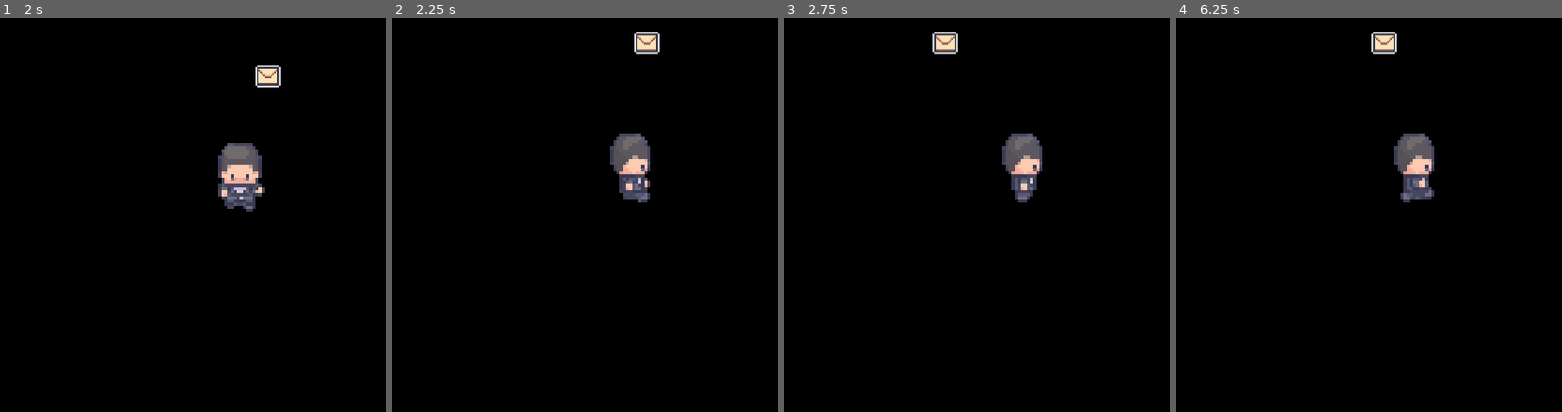
Above: before the commit, frames 1-4 (left to right).
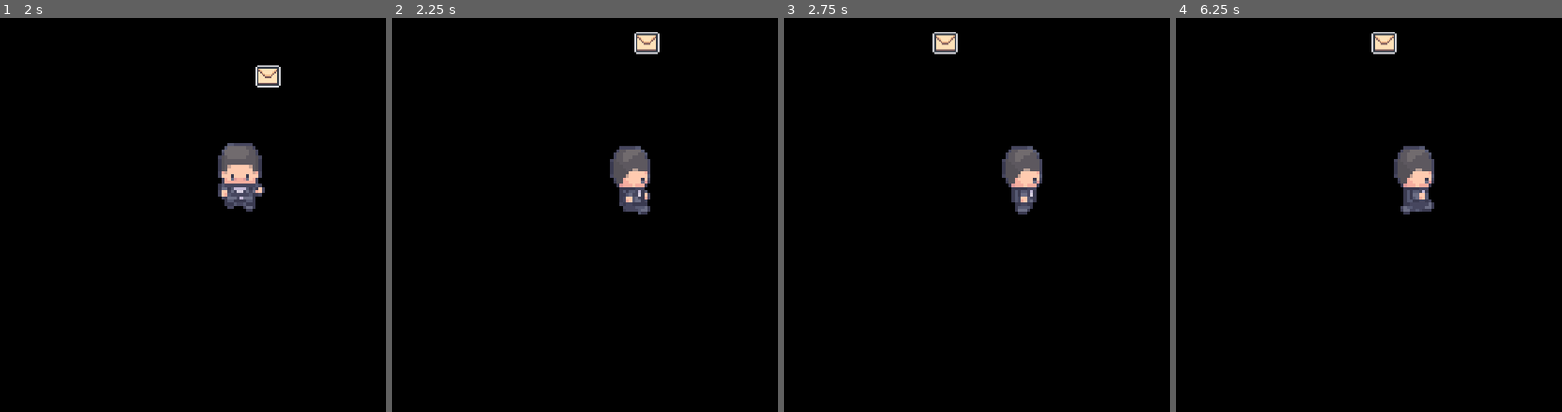
Above: after the commit, the same moments.

Repository: CISC204-S26/hw4-mrcheng-nabilmou
Game: Godot game, scene res://SCENES/Main.tscn
The game is run twice, just before and just after one commit, with the same random seed, the same clock (stepped at 60 frames per second) and the same inputs.
Inputs:
- Up to frame 1 (2 s): hold D (Right) 0.53-1.28 s; tap E (Interact) at 0.6, 1.35 s; tap Enter at 1.25 s; hold S (Down) from 1.28 s (still down)
- Up to frame 2 (2.25 s): release S (Down) at 2.03 s; hold D (Right) from 2.03 s (still down); tap E (Interact) at 2.1 s
- Up to frame 3 (2.75 s): keep holding D (Right)
- Up to frame 4 (6.25 s): release D (Right) at 2.78 s; hold W (Up) 2.78-3.53 s; tap E (Interact) every 0.75 s from 2.85 to 5.85 s; hold A (Left) 3.53-5.03 s; tap Space at 5 s; hold S (Down) 5.03-5.78 s; hold D (Right) from 5.78 s (still down)

Frame 1 is identical in both runs. In frame 2, 1.3% of the frame differs, in the area x 56-67%, y 29-50%; in frame 3, 1.2%; in frame 4, 1.3%.

Commit message:
Update player.tscn

Diff:
--- a/cisc-204-pair-project/SCENES/player.tscn
+++ b/cisc-204-pair-project/SCENES/player.tscn
@@ -171,29 +171,29 @@
 atlas = ExtResource("1_85nbx")
 region = Rect2(544, 128, 32, 64)
 
-[sub_resource type="AtlasTexture" id="AtlasTexture_v81ul"]
-atlas = ExtResource("1_85nbx")
-region = Rect2(0, 144, 32, 48)
-
-[sub_resource type="AtlasTexture" id="AtlasTexture_2f1gb"]
-atlas = ExtResource("1_85nbx")
-region = Rect2(32, 144, 32, 48)
-
-[sub_resource type="AtlasTexture" id="AtlasTexture_asx7o"]
-atlas = ExtResource("1_85nbx")
-region = Rect2(64, 144, 32, 48)
-
-[sub_resource type="AtlasTexture" id="AtlasTexture_1qt6p"]
-atlas = ExtResource("1_85nbx")
-region = Rect2(96, 144, 32, 48)
-
-[sub_resource type="AtlasTexture" id="AtlasTexture_3kmkx"]
-atlas = ExtResource("1_85nbx")
-region = Rect2(128, 144, 32, 48)
-
-[sub_resource type="AtlasTexture" id="AtlasTexture_03a2u"]
-atlas = ExtResource("1_85nbx")
-region = Rect2(160, 144, 32, 48)
+[sub_resource type="AtlasTexture" id="AtlasTexture_pgj1e"]
+atlas = ExtResource("1_85nbx")
+region = Rect2(0, 128, 32, 64)
+
+[sub_resource type="AtlasTexture" id="AtlasTexture_osye7"]
+atlas = ExtResource("1_85nbx")
+region = Rect2(32, 128, 32, 64)
+
+[sub_resource type="AtlasTexture" id="AtlasTexture_d281k"]
+atlas = ExtResource("1_85nbx")
+region = Rect2(64, 128, 32, 64)
+
+[sub_resource type="AtlasTexture" id="AtlasTexture_s6lax"]
+atlas = ExtResource("1_85nbx")
+region = Rect2(96, 128, 32, 64)
+
+[sub_resource type="AtlasTexture" id="AtlasTexture_8tc1e"]
+atlas = ExtResource("1_85nbx")
+region = Rect2(128, 128, 32, 64)
+
+[sub_resource type="AtlasTexture" id="AtlasTexture_tfriy"]
+atlas = ExtResource("1_85nbx")
+region = Rect2(160, 128, 32, 64)
 
 [sub_resource type="AtlasTexture" id="AtlasTexture_667t4"]
 atlas = ExtResource("1_85nbx")
@@ -384,22 +384,22 @@
 }, {
 "frames": [{
 "duration": 1.0,
-"texture": SubResource("AtlasTexture_v81ul")
-}, {
-"duration": 1.0,
-"texture": SubResource("AtlasTexture_2f1gb")
-}, {
-"duration": 1.0,
-"texture": SubResource("AtlasTexture_asx7o")
-}, {
-"duration": 1.0,
-"texture": SubResource("AtlasTexture_1qt6p")
-}, {
-"duration": 1.0,
-"texture": SubResource("AtlasTexture_3kmkx")
-}, {
-"duration": 1.0,
-"texture": SubResource("AtlasTexture_03a2u")
+"texture": SubResource("AtlasTexture_pgj1e")
+}, {
+"duration": 1.0,
+"texture": SubResource("AtlasTexture_osye7")
+}, {
+"duration": 1.0,
+"texture": SubResource("AtlasTexture_d281k")
+}, {
+"duration": 1.0,
+"texture": SubResource("AtlasTexture_s6lax")
+}, {
+"duration": 1.0,
+"texture": SubResource("AtlasTexture_8tc1e")
+}, {
+"duration": 1.0,
+"texture": SubResource("AtlasTexture_tfriy")
 }],
 "loop": true,
 "name": &"Walk_Right",
@@ -443,9 +443,9 @@
 [node name="AnimatedSprite2D" type="AnimatedSprite2D" parent="." unique_id=1847273026]
 position = Vector2(0, -32)
 sprite_frames = SubResource("SpriteFrames_dxdai")
-animation = &"Walk_Left"
+animation = &"Walk_Right"
 autoplay = "Idle_Forward"
-frame_progress = 0.106312364
+frame_progress = 0.6459395
 
 [node name="CollisionShape2D" type="CollisionShape2D" parent="." unique_id=777894705]
 visible = false
